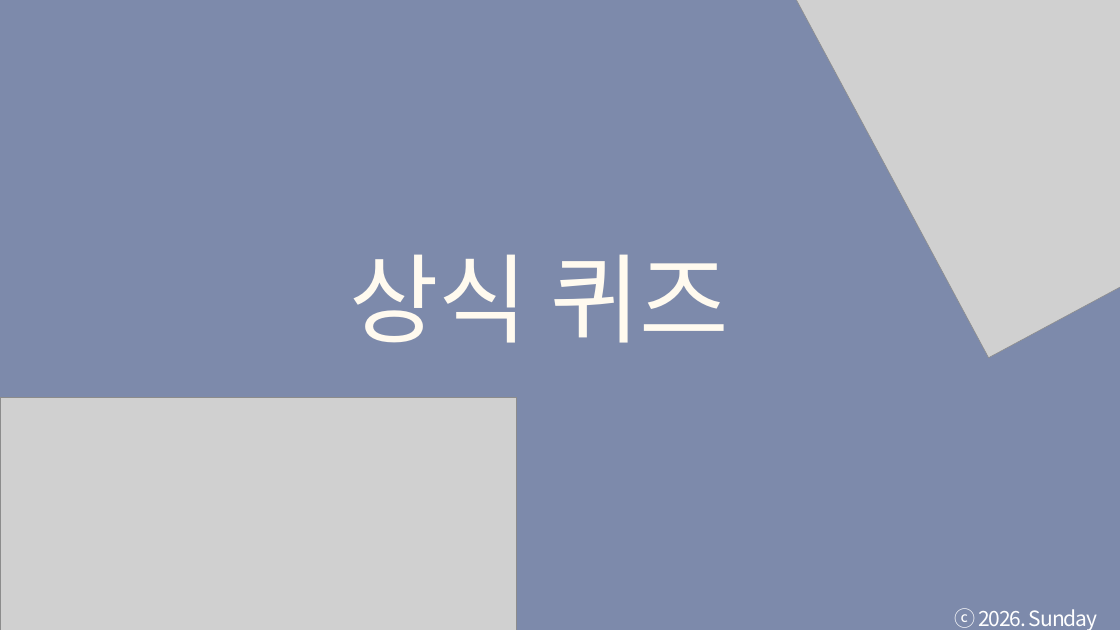
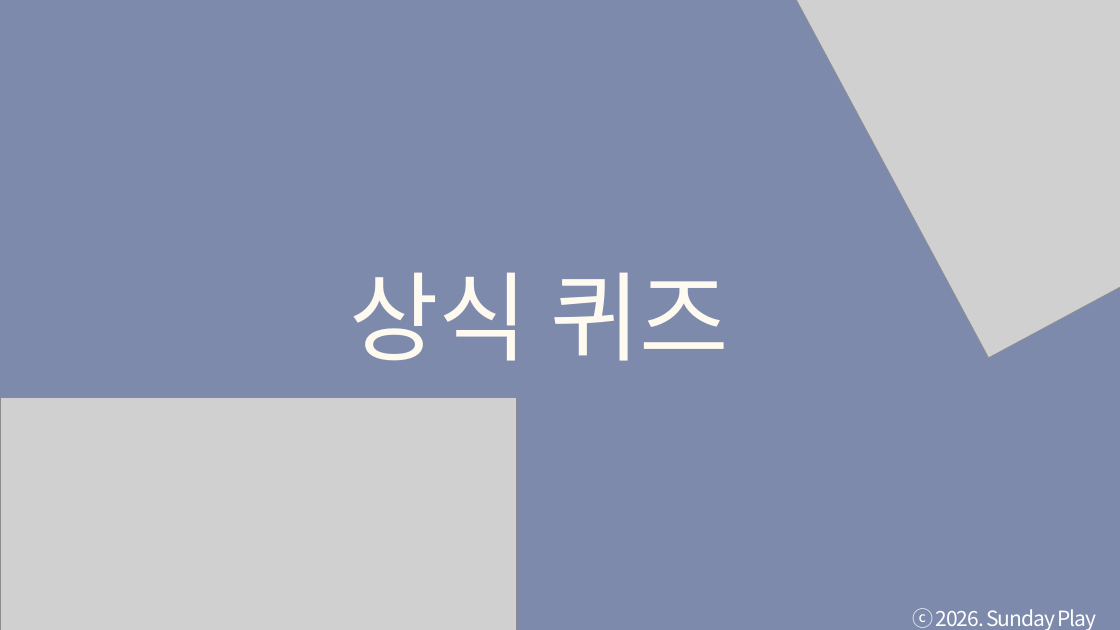
Before and after one commit to tkdgns25300/sunday_play, a slide deck: slide 1 of public/downloads/games/common-sense-quiz/rules.pptx. Drawn at 1120x630 pixels with LibreOffice and Linux fonts; fonts in the diff are those of the drawing; grey boxes stand for pictures. Boxes give left, top, right and bottom in pixels: in the first picture for what was removed or moved away, otherwise in the second. Text is boxed around its words. In the diff, an @@ line names an element or a change of style, - is before the commit and + after.

```diff
--- a/public/downloads/games/common-sense-quiz/rules.pptx
+++ b/public/downloads/games/common-sense-quiz/rules.pptx
@@ text "상식 퀴즈": place and size @@
-text "상식 퀴즈" at bbox=[349, 254, 729, 343]
+text "상식 퀴즈" at bbox=[349, 272, 729, 361]
@@ text "상식 퀴즈" at bbox=[349, 272, 729, 361]: font Arial to Noto Sans CJK KR @@
@@ text "ⓒ 2026. Sunday Play" rewrapped from bbox=[955, 608, 1098, 630] to bbox=[912, 608, 1097, 630] @@
```
Also in this commit, not shown: 44 other slides changed, 3 other files.
